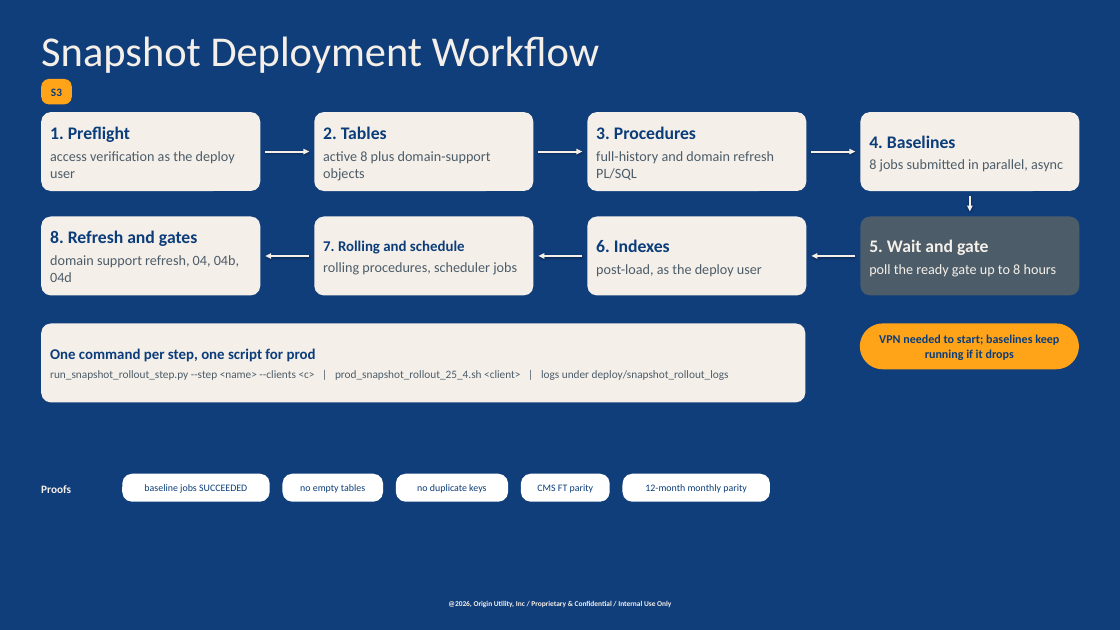
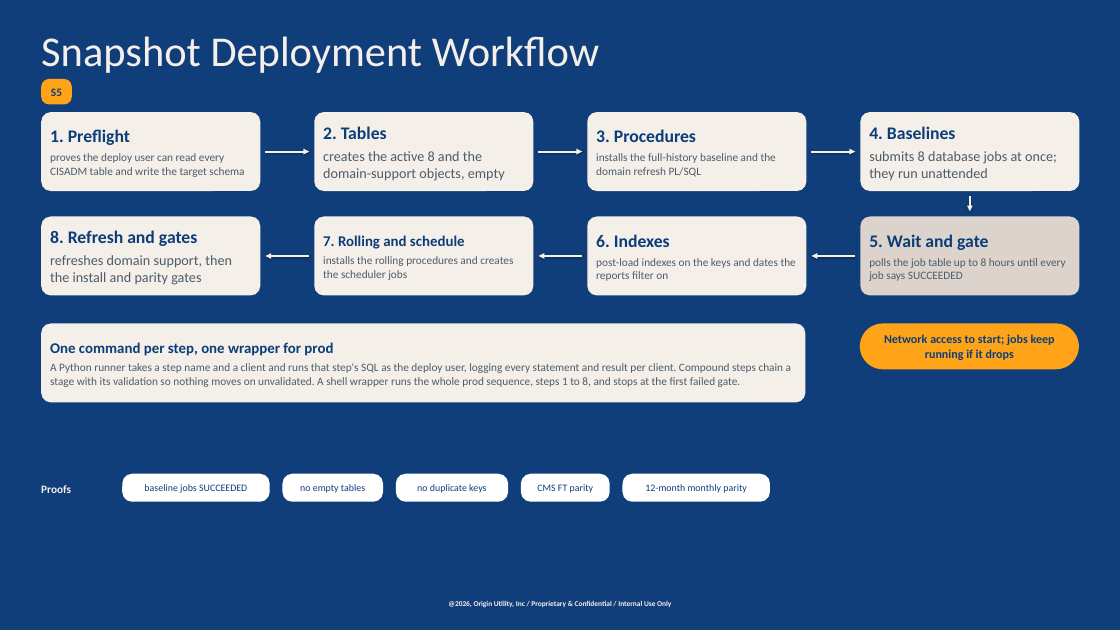
Before and after one commit to chasepowers59/OriginBA, a slide deck: slide 6 of jaspersoft/docs/OriginBA_Automated_Deployment.pptx (slide 4 before the commit). Drawn at 1120x630 pixels with LibreOffice and Linux fonts; fonts in the diff are those of the drawing; background and template pictures are left out; a plain dark background stands for a picture behind light text. Boxes give left, top, right and bottom in pixels: in the first picture for what was removed or moved away, otherwise in the second. Text is boxed around its words. In the diff, an @@ line names an element or a change of style, - is before the commit and + after.

```diff
--- a/jaspersoft/docs/OriginBA_Automated_Deployment.pptx
+++ b/jaspersoft/docs/OriginBA_Automated_Deployment.pptx
@@ text in rounded rectangle at [51, 88, 62, 96]: text changed @@
-S3
+S5
@@ text in rounded rectangle at [50, 153, 244, 177]: text changed; size 20 to 16 pt @@
-access verification as the deploy user
+proves the deploy user can read every CISADM table and write the target schema
@@ text in rounded rectangle at [323, 151, 505, 181]: text changed @@
-active 8 plus domain-support objects
+creates the active 8 and the domain-support objects, empty
@@ text in rounded rectangle at [596, 153, 776, 177]: text changed; size 20 to 16 pt @@
-full-history and domain refresh PL/SQL
+installs the full-history baseline and the domain refresh PL/SQL
@@ text in rounded rectangle at [869, 151, 1057, 181]: text changed @@
-8 jobs submitted in parallel, async
+submits 8 database jobs at once; they run unattended
@@ rounded rectangle "5. Wait and gate" at [860, 216, 1079, 295]: fill #4C5D69 to #DBD3CC @@
@@ text in rounded rectangle at [869, 234, 988, 250]: text colour #F5EFE9 to #0B3D7A in "5. Wait and gate" @@
@@ text in rounded rectangle at [50, 255, 232, 285]: text changed @@
-domain support refresh, 04, 04b, 04d
+refreshes domain support, then the install and parity gates
@@ text in rounded rectangle at [323, 256, 513, 280]: text changed; size 20 to 16 pt @@
-rolling procedures, scheduler jobs
+installs the rolling procedures and creates the scheduler jobs
@@ text in rounded rectangle at [596, 258, 796, 281]: text changed; size 20 to 16 pt @@
-post-load, as the deploy user
+post-load indexes on the keys and dates the reports filter on
@@ text in rounded rectangle at [869, 258, 1065, 281]: text changed; size 20 to 16 pt; text colour #F5EFE9 to #4C5D69 @@
-poll the ready gate up to 8 hours
+polls the job table up to 8 hours until every job says SUCCEEDED
@@ text in rounded rectangle at [50, 342, 791, 387]: text changed @@
-One command per step, one script for prod
-run_snapshot_rollout_step.py --step <name> --clients <c> | prod_snapshot_rollout_25_4.sh <client> | logs under deploy/snapshot_rollout_logs
+One command per step, one wrapper for prod
+A Python runner takes a step name and a client and runs that step's SQL as the deploy user, logging every statement and result per client. Compound steps chain a stage with its validation so nothing moves on unvalidated. A shell wrapper runs the whole prod sequence, steps 1 to 8, and stops at the first failed gate.
@@ text in rounded rectangle at [884, 334, 1055, 360]: text changed @@
-VPN needed to start; baselines keep running if it drops
+Network access to start; jobs keep running if it drops
```
Also in this commit, not shown: 9 other slides changed, 6 slides added, 2 slides removed, 4 other files.
